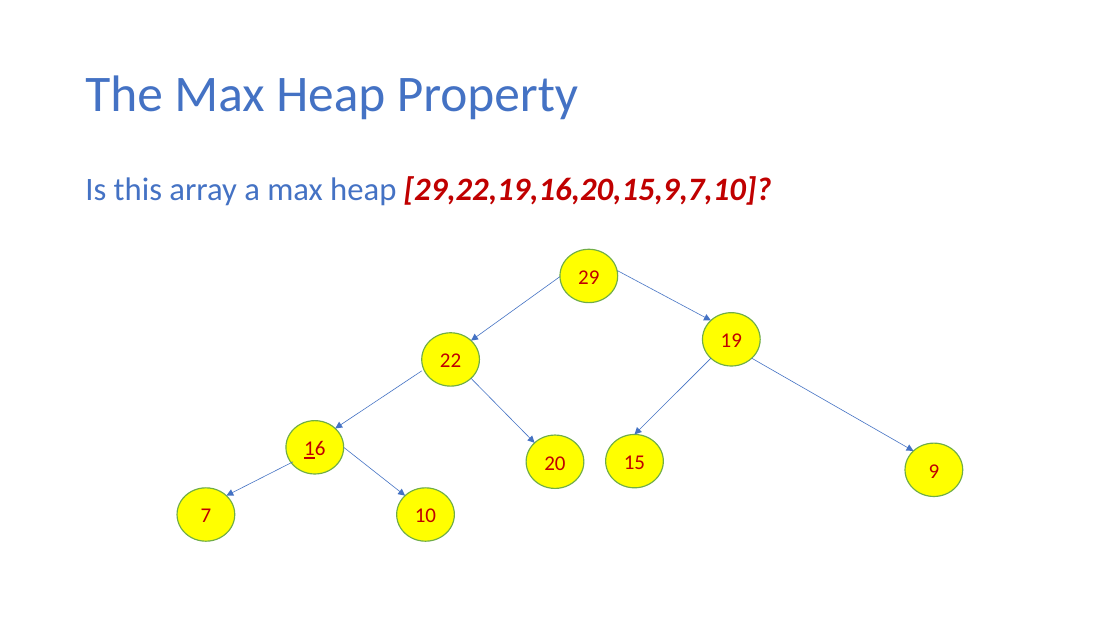
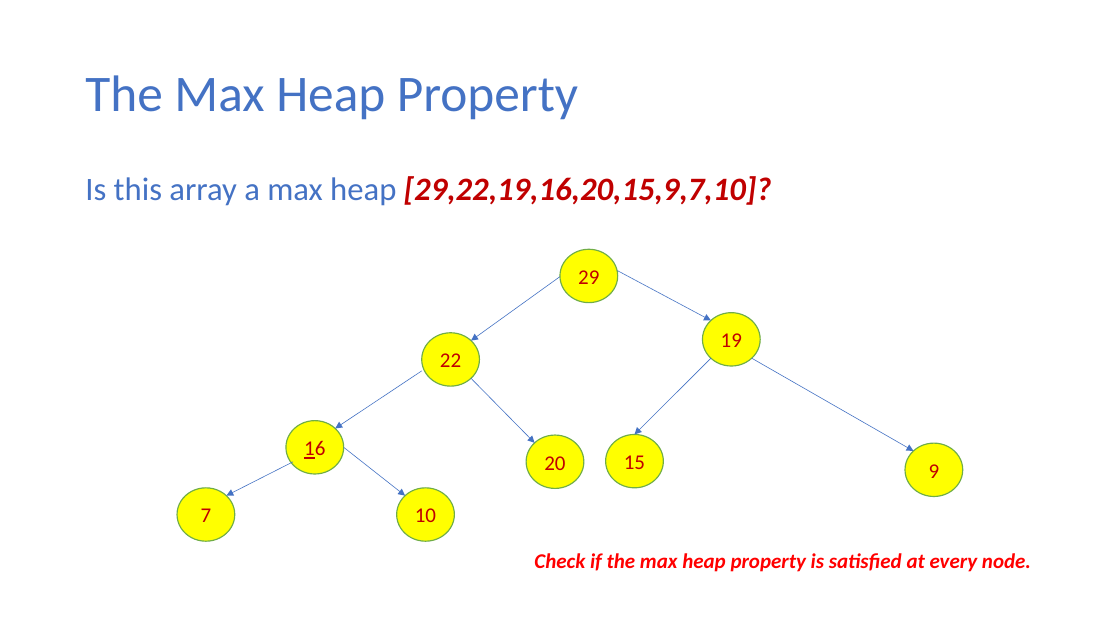
Before and after one commit to ekkapotc/EA, a slide deck: slide 12 of Lectures/Lecture 3.pptx. Drawn at 1120x630 pixels with LibreOffice and Linux fonts; fonts in the diff are those of the drawing. Boxes give left, top, right and bottom in pixels: in the first picture for what was removed or moved away, otherwise in the second. Text is boxed around its words. In the diff, an @@ line names an element or a change of style, - is before the commit and + after.

```diff
--- a/Lectures/Lecture 3.pptx
+++ b/Lectures/Lecture 3.pptx
@@ text added at bbox=[534, 553, 1031, 572], 18 pt, text #FF0000, bold, italic @@
+Check if the max heap property is satisfied at every node.
```
Also in this commit, not shown: 1 slide added, 1 other file.
